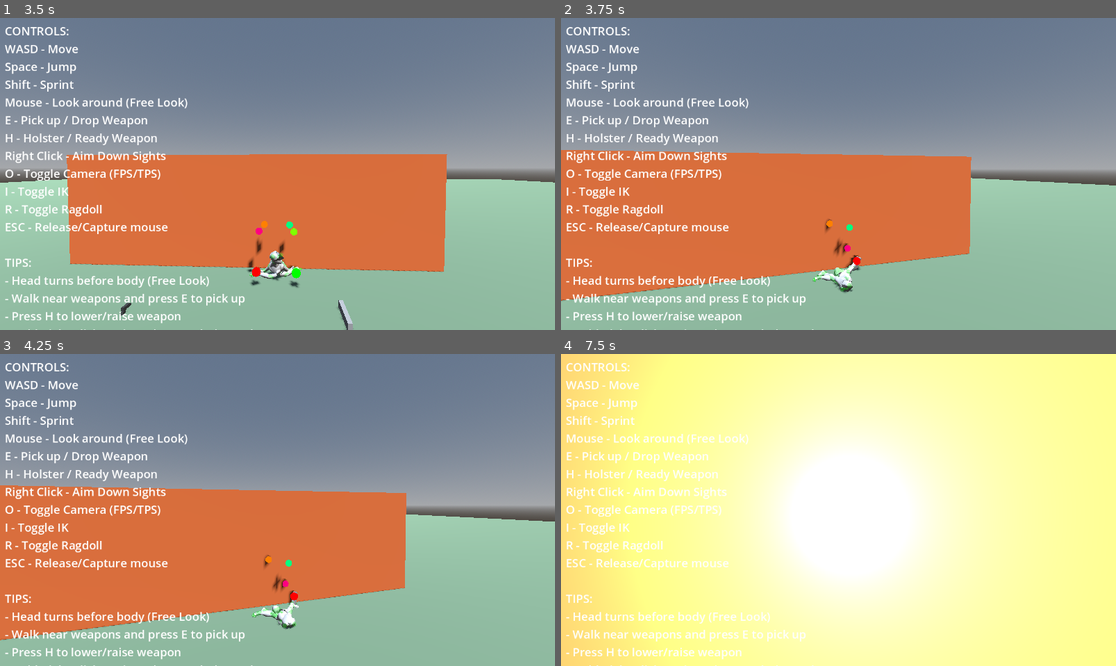
Above: before the commit, frames 1-4 (two rows, left to right).
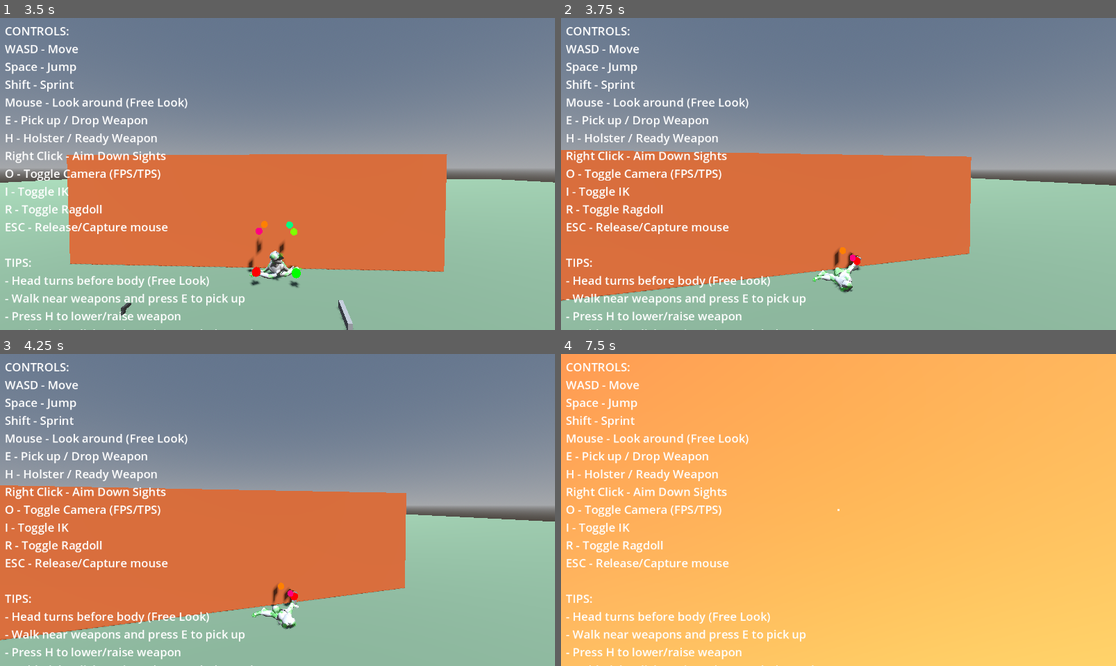
Above: after the commit, the same moments.

Repository: lmf-git/fpsikanimragdoll
Game: Godot game, scene res://world.tscn
Two runs of this game, one before a commit and one after it. Both use one fixed random seed, a clock stepped at 60 frames per second and the inputs below.
Inputs (mouse positions are in pixels of both pictures, inside the frame that each line leads up to):
- Up to frame 1 (3.5 s): tap Enter at 0.5 s; move the mouse to (305, 174) at 0.52 s; hold Shift (sprint) 0.53-1.28 s; hold W (move_forward) from 0.53 s (still down); click (305, 174) at 0.67 s; tap Space (jump) at 0.77, 1.52, 3.02 s; move the mouse to (249, 174) at 1.27 s; tap O (toggle_camera) at 1.35 s; move the mouse to (288, 167) at 2.02 s; hold I (toggle_ik) 2.03-2.78 s; move the mouse to (271, 180) at 2.77 s; tap R (toggle_ragdoll) at 2.85 s; click (271, 180) at 2.92 s
- Up to frame 2 (3.75 s): keep holding W (move_forward); move the mouse to (877, 177) at 3.52 s; tap E at 3.6 s
- Up to frame 3 (4.25 s): keep holding W (move_forward); tap Space (jump) at 3.77 s
- Up to frame 4 (7.5 s): move the mouse to (794, 506) at 4.27 s; tap H at 4.35 s; tap Space (jump) at 4.52, 6.02, 6.77 s; move the mouse to (844, 510) at 5.02 s; hold Shift (sprint) 5.03-5.78 s; click (844, 510) at 5.17 s; move the mouse to (816, 503) at 5.77 s; release W (move_forward) at 5.78 s; hold D (move_right) 5.78-6.53 s; tap O (toggle_camera) at 5.85 s; move the mouse to (866, 510) at 6.52 s; hold I (toggle_ik) 6.53-7.28 s; hold W (move_forward) from 6.53 s (still down); move the mouse to (810, 510) at 7.27 s; tap R (toggle_ragdoll) at 7.35 s; click (810, 510) at 7.42 s

Frame 1 is identical in both runs. In frame 2, 0.2% of the frame differs, in the area x 47-54%, y 64-82%; in frame 3, 0.3%; in frame 4, 97%, in the area x 0-100%, y 0-100%.

Commit message:
Improve arm IK, reduce bullet holes, add muzzle smoke, and fix shooting
Arm IK improvements:
- Make elbow and wrist targets follow hand target position
- Entire arm now follows aim direction left/right
- Elbow positioned halfway between chest and hand with natural bend
- Fixes issue where green IK target was behind arm/gun

Visual improvements:
- Reduce bullet hole size from 0.2x0.2 to 0.08x0.08 for realism
- Add muzzle smoke particle effect from gun barrel
- Smoke rises and fades over 1.5 seconds with proper gradient
- Flash and smoke both emit from muzzle point

Shooting accuracy:
- Bullets now shoot from gun barrel (muzzle_point) not camera
- Bullet direction follows barrel orientation
- Crosshair already tracked barrel, now bullets match crosshair
- Spread applied relative to barrel direction for consistency

Diff:
--- a/character_controller.gd
+++ b/character_controller.gd
@@ -1369,12 +1369,19 @@
 	if not equipped_weapon:
 		return
 
-	# Get shoot direction from camera
+	# Get camera for spread reference
 	var camera = fps_camera if camera_mode == 0 else tps_camera
 	if not camera:
 		return
 
-	var shoot_direction = -camera.global_transform.basis.z  # Forward direction
+	# Shoot from barrel (muzzle point) if available, otherwise weapon position
+	var shoot_from = equipped_weapon.global_position
+	var shoot_direction = -camera.global_transform.basis.z  # Default to camera direction
+
+	if equipped_weapon.muzzle_point:
+		# Shoot from barrel position in barrel direction
+		shoot_from = equipped_weapon.muzzle_point.global_position
+		shoot_direction = -equipped_weapon.muzzle_point.global_transform.basis.z
 
 	# Apply weapon spread based on weapon state
 	var spread_angle = 0.0
@@ -1388,13 +1395,15 @@
 	var spread_y = randf_range(-spread_angle, spread_angle)
 
 	# Apply spread by rotating the shoot direction
+	# Use barrel's basis for spread reference if available
 	var spread_basis = Basis()
-	spread_basis = spread_basis.rotated(camera.global_transform.basis.x, spread_y)  # Pitch
-	spread_basis = spread_basis.rotated(camera.global_transform.basis.y, spread_x)  # Yaw
+	if equipped_weapon.muzzle_point:
+		spread_basis = spread_basis.rotated(equipped_weapon.muzzle_point.global_transform.basis.x, spread_y)  # Pitch
+		spread_basis = spread_basis.rotated(equipped_weapon.muzzle_point.global_transform.basis.y, spread_x)  # Yaw
+	else:
+		spread_basis = spread_basis.rotated(camera.global_transform.basis.x, spread_y)  # Pitch
+		spread_basis = spread_basis.rotated(camera.global_transform.basis.y, spread_x)  # Yaw
 	shoot_direction = spread_basis * shoot_direction
-
-	# Shoot from camera position
-	var shoot_from = camera.global_position
 
 	# Call weapon shoot function
 	var hit_result = equipped_weapon.shoot(shoot_from, shoot_direction)
@@ -1436,10 +1445,12 @@
 	if not equipped_weapon:
 		return
 
-	# Get flash position - use muzzle_point if available, otherwise weapon position
+	# Get flash position and direction - use muzzle_point if available
 	var flash_position = equipped_weapon.global_position
+	var muzzle_forward = Vector3.FORWARD
 	if equipped_weapon.muzzle_point:
 		flash_position = equipped_weapon.muzzle_point.global_position
+		muzzle_forward = -equipped_weapon.muzzle_point.global_transform.basis.z
 
 	# Create bright muzzle flash light
 	var flash = OmniLight3D.new()
@@ -1455,7 +1466,76 @@
 	flash_tween.tween_property(flash, "light_energy", 0.0, 0.05)
 	flash_tween.tween_callback(flash.queue_free)
 
-	print("Muzzle flash at ", flash_position)
+	# Create muzzle smoke particles
+	var smoke = GPUParticles3D.new()
+	get_tree().root.add_child(smoke)
+	smoke.global_position = flash_position
+
+	# Align smoke to shoot forward from barrel
+	smoke.global_rotation = equipped_weapon.muzzle_point.global_rotation if equipped_weapon.muzzle_point else equipped_weapon.global_rotation
+
+	# Particle settings
+	smoke.emitting = true
+	smoke.one_shot = true
+	smoke.explosiveness = 0.8  # Quick burst
+	smoke.amount = 20
+	smoke.lifetime = 1.5
+	smoke.speed_scale = 1.0
+
+	# Create particle process material
+	var smoke_material = ParticleProcessMaterial.new()
+	smoke_material.direction = Vector3(0, 0, -1)  # Forward in local space
+	smoke_material.spread = 15.0  # Slight cone spread
+	smoke_material.initial_velocity_min = 3.0
+	smoke_material.initial_velocity_max = 5.0
+	smoke_material.gravity = Vector3(0, 0.5, 0)  # Smoke rises slowly
+	smoke_material.damping_min = 1.0
+	smoke_material.damping_max = 2.0
+	smoke_material.scale_min = 0.1
+	smoke_material.scale_max = 0.15
+	smoke_material.scale_curve = _create_smoke_scale_curve()
+	smoke_material.color = Color(0.3, 0.3, 0.3, 0.6)  # Gray smoke
+	smoke_material.color_ramp = _create_smoke_fade_gradient()
+
+	smoke.process_material = smoke_material
+	smoke.draw_pass_1 = _create_smoke_mesh()
+
+	# Auto-cleanup after particles finish
+	var cleanup_timer = get_tree().create_timer(2.0)
+	cleanup_timer.timeout.connect(func(): smoke.queue_free())
+
+	print("Muzzle flash and smoke at ", flash_position)
+
+func _create_smoke_scale_curve() -> Curve:
+	"""Create curve for smoke particles to grow over time"""
+	var curve = Curve.new()
+	curve.add_point(Vector2(0.0, 0.2))  # Start small
+	curve.add_point(Vector2(0.5, 1.0))  # Grow to full size
+	curve.add_point(Vector2(1.0, 1.5))  # Continue expanding
+	return curve
+
+func _create_smoke_fade_gradient() -> Gradient:
+	"""Create gradient for smoke to fade out over time"""
+	var gradient = Gradient.new()
+	gradient.set_color(0, Color(0.4, 0.4, 0.4, 0.8))  # Start visible
+	gradient.set_color(1, Color(0.3, 0.3, 0.3, 0.0))  # Fade to transparent
+	return gradient
+
+func _create_smoke_mesh() -> QuadMesh:
+	"""Create simple quad mesh for smoke particles"""
+	var mesh = QuadMesh.new()
+	mesh.size = Vector2(0.3, 0.3)
+
+	# Create material for smoke particles
+	var material = StandardMaterial3D.new()
+	material.transparency = BaseMaterial3D.TRANSPARENCY_ALPHA
+	material.shading_mode = BaseMaterial3D.SHADING_MODE_UNSHADED
+	material.billboard_mode = BaseMaterial3D.BILLBOARD_PARTICLES
+	material.albedo_color = Color(0.5, 0.5, 0.5, 0.6)
+	material.blend_mode = BaseMaterial3D.BLEND_MODE_ADD
+	mesh.material = material
+
+	return mesh
 
 func _play_gunshot_sound():
 	"""Play simple gunshot sound"""
@@ -1548,8 +1628,8 @@
 		up_vector = Vector3.RIGHT
 	decal.look_at(impact_pos + normal * 2.0, up_vector)
 
-	# Decal size and properties
-	decal.size = Vector3(0.2, 0.2, 0.5)  # Width, height, depth
+	# Decal size and properties - smaller for realistic bullet holes
+	decal.size = Vector3(0.08, 0.08, 0.3)  # Width, height, depth
 	decal.cull_mask = 0xFFFFF  # Render on all layers
 
 	# Create bullet hole texture procedurally
@@ -1837,64 +1917,68 @@
 	var left_wrist_target = ik_targets_node.get_node_or_null("LeftWristTarget")
 	var right_wrist_target = ik_targets_node.get_node_or_null("RightWristTarget")
 
-	# RIGHT ARM: Position elbow and wrist targets for natural gun holding
+	# Get anchor point (chest or character center)
+	var anchor_transform: Transform3D
+	if chest_bone_id >= 0:
+		anchor_transform = skeleton.global_transform * skeleton.get_bone_global_pose(chest_bone_id)
+	else:
+		anchor_transform = global_transform
+
+	# RIGHT ARM: Position elbow and wrist targets to follow hand target
+	# This makes the entire arm follow the aim direction
 	if right_hand_target and right_elbow_target and right_wrist_target:
+		# Calculate direction from chest to hand target
+		var chest_to_hand = right_hand_target.global_position - anchor_transform.origin
+		var hand_distance = chest_to_hand.length()
+
+		# Position elbow to create natural arm bend
+		# Elbow should be:
+		# - Partway between chest and hand (about 50% of distance)
+		# - Down from the line between chest and hand
+		# - To the right (outward from body)
+		var elbow_pos = anchor_transform.origin + chest_to_hand * 0.5  # Halfway to hand
+
+		# Add offset to create elbow bend (down and right)
 		var body_basis = Basis(Vector3.UP, body_rotation_y)
-
-		# Position right elbow - should be down and to the right of chest, slightly back
-		# This creates a natural bent arm when holding weapon
-		var anchor_transform: Transform3D
-		if chest_bone_id >= 0:
-			anchor_transform = skeleton.global_transform * skeleton.get_bone_global_pose(chest_bone_id)
-		else:
-			anchor_transform = global_transform
-
-		# Elbow position relative to chest
-		var elbow_offset = Vector3(0.25, -0.15, 0.1)  # Right, down, slightly back from chest
-		right_elbow_target.global_position = anchor_transform.origin + body_basis * elbow_offset
-
-		# Position right wrist - halfway between elbow and hand, slightly adjusted for weapon grip
-		# The wrist should be between elbow and hand but closer to hand
-		var wrist_pos = right_elbow_target.global_position.lerp(right_hand_target.global_position, 0.65)
-		# Adjust wrist slightly outward for better weapon grip angle
-		wrist_pos += body_basis * Vector3(0.05, 0.0, 0.0)  # Slightly outward
+		var elbow_bend_offset = Vector3(0.15, -0.2, 0.05)  # Right, down, slightly back
+		elbow_pos += body_basis * elbow_bend_offset
+
+		right_elbow_target.global_position = elbow_pos
+
+		# Position wrist between elbow and hand (closer to hand)
+		var wrist_pos = right_elbow_target.global_position.lerp(right_hand_target.global_position, 0.7)
 		right_wrist_target.global_position = wrist_pos
 
-	# LEFT ARM: Position elbow and wrist targets based on weapon type
+	# LEFT ARM: Position elbow and wrist targets to follow hand target
 	if left_hand_target and left_elbow_target and left_wrist_target:
-		var body_basis = Basis(Vector3.UP, body_rotation_y)
-		var anchor_transform: Transform3D
-		if chest_bone_id >= 0:
-			anchor_transform = skeleton.global_transform * skeleton.get_bone_global_pose(chest_bone_id)
-		else:
-			anchor_transform = global_transform
-
-		if equipped_weapon.is_two_handed:
-			# Two-handed weapon: Left elbow should be more forward to support foregrip
-			var elbow_offset = Vector3(-0.2, -0.1, -0.15)  # Left, down, forward from chest
-			left_elbow_target.global_position = anchor_transform.origin + body_basis * elbow_offset
-
-			# Left wrist between elbow and hand
-			var wrist_pos = left_elbow_target.global_position.lerp(left_hand_target.global_position, 0.65)
+		if equipped_weapon.is_two_handed or weapon_state == WeaponState.AIMING:
+			# Two-handed weapon or aiming with pistol: left hand supports weapon
+			# Position elbow and wrist to follow the left hand target (same as right arm logic)
+			var chest_to_hand = left_hand_target.global_position - anchor_transform.origin
+			var hand_distance = chest_to_hand.length()
+
+			# Position elbow halfway to hand with bend offset
+			var elbow_pos = anchor_transform.origin + chest_to_hand * 0.5
+
+			# Add offset to create elbow bend (down and left)
+			var body_basis = Basis(Vector3.UP, body_rotation_y)
+			var elbow_bend_offset = Vector3(-0.15, -0.2, 0.05)  # Left, down, slightly back
+			elbow_pos += body_basis * elbow_bend_offset
+
+			left_elbow_target.global_position = elbow_pos
+
+			# Position wrist between elbow and hand
+			var wrist_pos = left_elbow_target.global_position.lerp(left_hand_target.global_position, 0.7)
 			left_wrist_target.global_position = wrist_pos
 		else:
-			# Pistol: Left arm positioning depends on weapon state
-			if weapon_state == WeaponState.AIMING:
-				# When aiming with pistol, left arm comes up to support
-				var elbow_offset = Vector3(-0.25, -0.15, 0.05)  # Left, down, slightly forward
-				left_elbow_target.global_position = anchor_transform.origin + body_basis * elbow_offset
-
-				var wrist_pos = left_elbow_target.global_position.lerp(left_hand_target.global_position, 0.65)
-				left_wrist_target.global_position = wrist_pos
-			else:
-				# When not aiming, left arm stays at rest position
-				var l_elbow_id = skeleton.find_bone("characters3d.com___L_Lower_Arm")
-				var l_wrist_id = skeleton.find_bone("characters3d.com___L_Hand")
-				if l_elbow_id >= 0 and l_wrist_id >= 0:
-					var left_elbow_rest = skeleton.global_transform * skeleton.get_bone_rest(l_elbow_id).origin
-					var left_wrist_rest = skeleton.global_transform * skeleton.get_bone_rest(l_wrist_id).origin
-					left_elbow_target.global_position = left_elbow_rest
-					left_wrist_target.global_position = left_wrist_rest
+			# Pistol hip fire: left arm stays at rest position
+			var l_elbow_id = skeleton.find_bone("characters3d.com___L_Lower_Arm")
+			var l_wrist_id = skeleton.find_bone("characters3d.com___L_Hand")
+			if l_elbow_id >= 0 and l_wrist_id >= 0:
+				var left_elbow_rest = skeleton.global_transform * skeleton.get_bone_rest(l_elbow_id).origin
+				var left_wrist_rest = skeleton.global_transform * skeleton.get_bone_rest(l_wrist_id).origin
+				left_elbow_target.global_position = left_elbow_rest
+				left_wrist_target.global_position = left_wrist_rest
 
 func _update_weapon_to_hand():
 	"""Position weapon to follow IK-transformed hand bone (called AFTER IK is applied)"""
